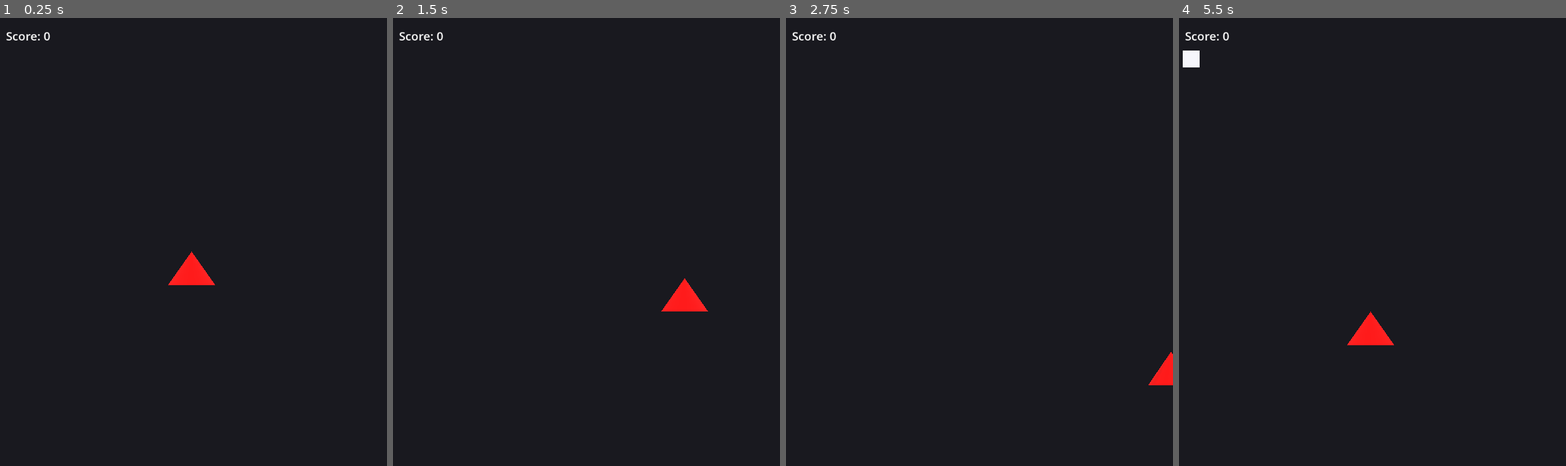
Above: before the commit, frames 1-4 (left to right).
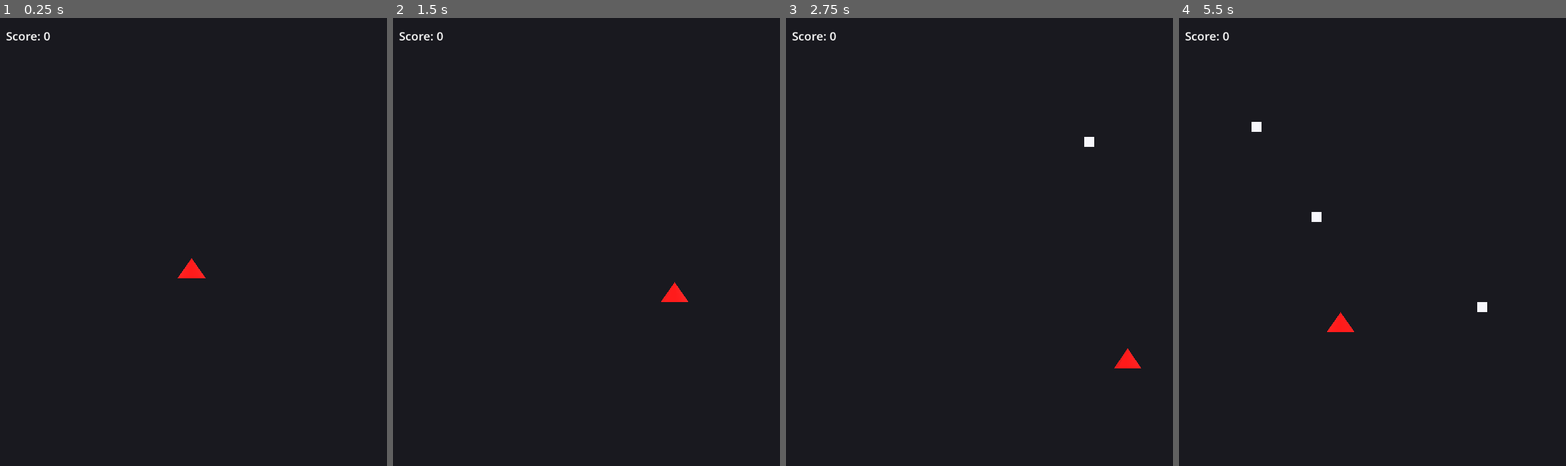
Above: after the commit, the same moments.

Repository: pedromirbr/Shootemup
Game: Godot game, scene res://Scene/Game.tscn
Same seed, same stepped clock (60 frames per second), same inputs: the game is played once before the commit and once after it. This scene is started directly instead of the project's main scene.
Inputs (mouse positions are in pixels of both pictures, inside the frame that each line leads up to):
- Up to frame 1 (0.25 s): no input
- Up to frame 2 (1.5 s): tap Enter (ui_accept) at 0.5, 0.77 s; move the mouse to (671, 242) at 0.52 s; hold Right (ui_right) 0.53-1.28 s; click (671, 242) at 0.67 s; move the mouse to (505, 291) at 1.27 s; hold Down (ui_down) from 1.28 s (still down)
- Up to frame 3 (2.75 s): tap Enter (ui_accept) at 1.52 s; move the mouse to (1018, 156) at 2.02 s; release Down (ui_down) at 2.03 s; hold Right (ui_right) from 2.03 s (still down)
- Up to frame 4 (5.5 s): move the mouse to (1349, 367) at 2.77 s; release Right (ui_right) at 2.78 s; hold Up (ui_up) 2.78-3.53 s; click (1349, 367) at 2.92 s; tap Enter (ui_accept) at 3.02, 3.77, 4.52 s; move the mouse to (1488, 345) at 3.52 s; hold Left (ui_left) 3.53-5.03 s; move the mouse to (1252, 192) at 4.27 s; move the mouse to (1391, 268) at 5.02 s; hold Down (ui_down) from 5.03 s (still down); click (1391, 268) at 5.17 s

The runs differ from the first frame. In frame 1, 0.3% of the frame differs, in the area x 43-56%, y 52-60%; in frame 2, 0.4%; in frame 3, 0.5%; in frame 4, 1.0%, in the area x 0-80%, y 7-74%.

Commit message:
Acertada a visão

Diff:
--- a/Script/Enemy.gd
+++ b/Script/Enemy.gd
@@ -1,8 +1,9 @@
 extends CharacterBody3D
 
-@export var speed = 3.0
+@export var speed = 6.0
 @export var health = 10
 var max_health: int
+const ENEMY_DESPAWN: float = -20
 
 var bullet_scene = preload("res://Scene/EnemyBullet.tscn")
 var explosion_scene = preload("res://Scene/Explosion.tscn")
@@ -13,7 +14,7 @@
 
 func _physics_process(_delta):
 	velocity = Vector3(0, -1, 0) * speed
-	if position.y <= -7:
+	if position.y <= ENEMY_DESPAWN:
 		queue_free()
 	move_and_slide()
 
--- a/Script/EnemyBullet.gd
+++ b/Script/EnemyBullet.gd
@@ -1,6 +1,6 @@
 extends Area3D
 
-@export var speed = 8.0
+@export var speed = 16.0
 var damage = 5 # As requested, 5 points of damage
 
 func _physics_process(delta):
--- a/Script/Player.gd
+++ b/Script/Player.gd
@@ -2,7 +2,7 @@
 
 signal died
 
-@export var speed = 8.0
+@export var speed = 12.0
 var bullet_scene = preload("res://Scene/PlayerBullet.tscn")
 
 var health: int
--- a/Script/PlayerBullet.gd
+++ b/Script/PlayerBullet.gd
@@ -1,6 +1,6 @@
 extends Area3D
 
-@export var speed = 15.0
+@export var speed = 16.0
 var damage = 10 # This will be overwritten by the player when shooting
 
 func _physics_process(delta):
--- a/Script/PlayerData.gd
+++ b/Script/PlayerData.gd
@@ -4,12 +4,12 @@
 var score: int = 0
 var selected_ship: StringName = &"RedShip"
 
-var camera_size: float = 30.0
+const camera_size: float = 50.0
 
-const GAME_DEPTH: float = -10.0
-const PLAYER_BOUNDS_X: Vector2 = Vector2(-30.0, 30.0)
-const PLAYER_BOUNDS_Y: Vector2 = Vector2(-40.0, 40.0)
-const ENEMY_SPAWN_Y: float = 20.0
+const GAME_DEPTH: float = 0
+const PLAYER_BOUNDS_X: Vector2 = Vector2(-15, 15)
+const PLAYER_BOUNDS_Y: Vector2 = Vector2(-20, 20)
+const ENEMY_SPAWN_Y: float = 20
 
 var ship_stats = {
 	&"GreenShip": {
